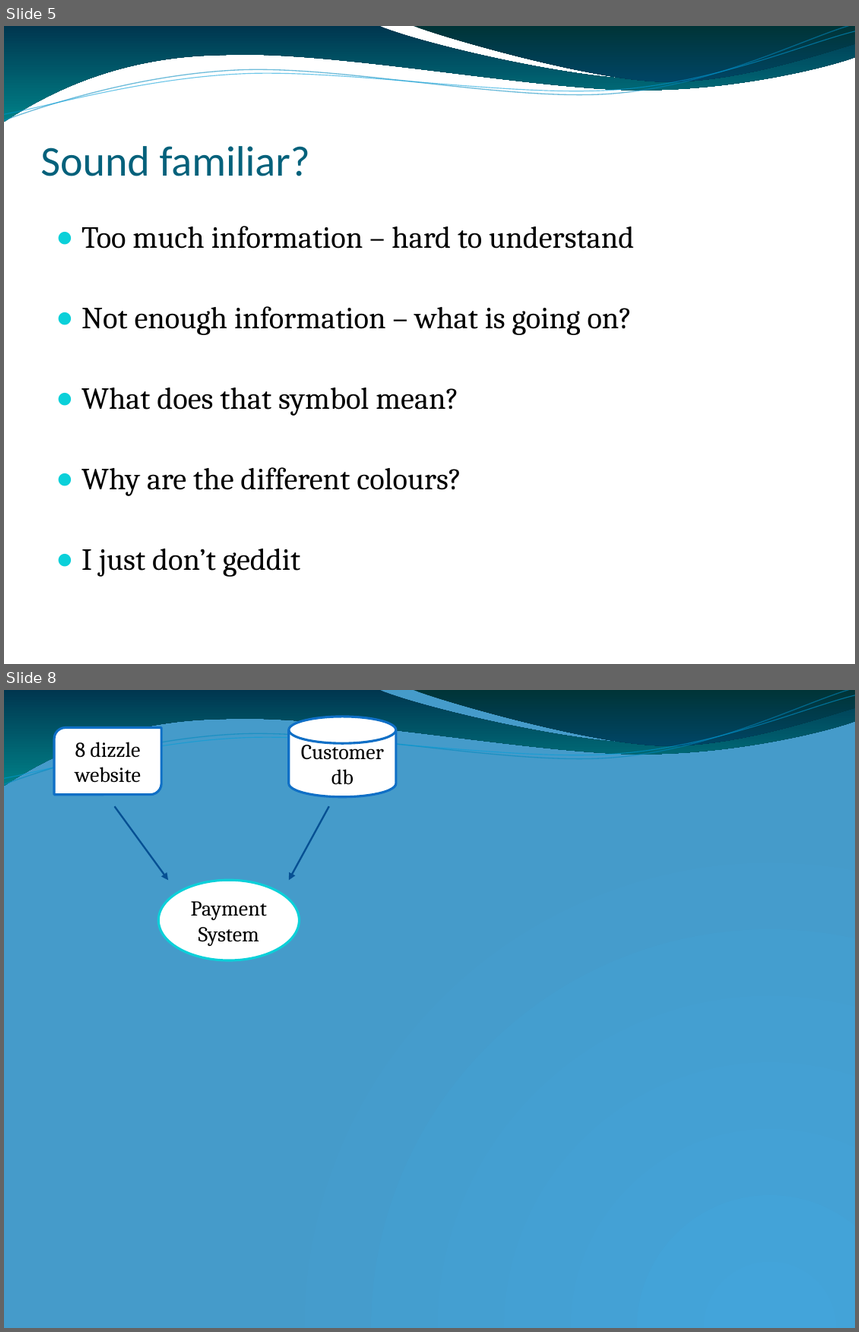
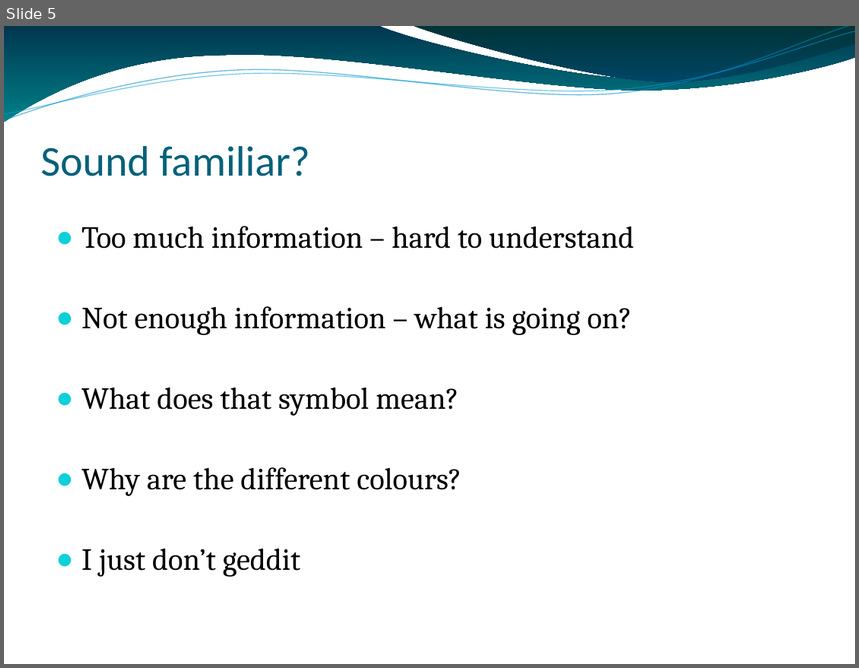
Before and after one commit to NTCoding/Presentations, a slide deck: effective_sketches/Scenarios/PennysPayments/payments_diagrams.odp. Shown one above the other, each under a label of ours: slides 5 and 8 before the commit, slide 5 after it; the slides between them are not shown. The pictures are 859x1332 and 859x668 pixels, drawn with LibreOffice and Linux fonts; fonts in the diff are those of the drawing; background and template pictures are left out. Boxes give left, top, right and bottom in pixels: in the first picture for what was removed or moved away, otherwise in the second. Text is boxed around its words. In the diff, an @@ line names an element or a change of style, - is before the commit and + after.

```diff
--- a/effective_sketches/Scenarios/PennysPayments/payments_diagrams.odp
+++ b/effective_sketches/Scenarios/PennysPayments/payments_diagrams.odp
@@ slide 8 removed at <box>4,690,855,1328</box>, background gradient #43A4DA to #459BCA; not listed: 4 template elements that a slide beside it also shows @@
@@ freeform shape removed at <box>54,727,161,795</box> @@
-8 dizzle website
@@ freeform shape removed at <box>289,717,396,796</box> @@
-Customer db
@@ arrow removed from (115, 806) to (168, 880) @@
@@ arrow removed from (329, 806) to (289, 880) @@
@@ freeform shape removed at <box>159,880,300,960</box> @@
-Payment System
```
Also in this commit, not shown: 2 slides changed, 7 slides added, 1 other file.
